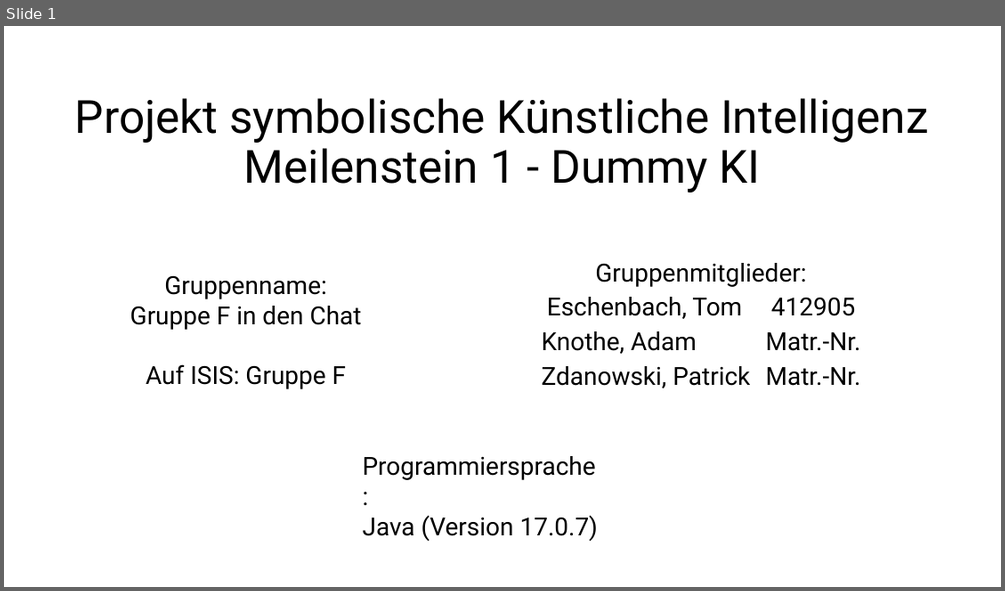
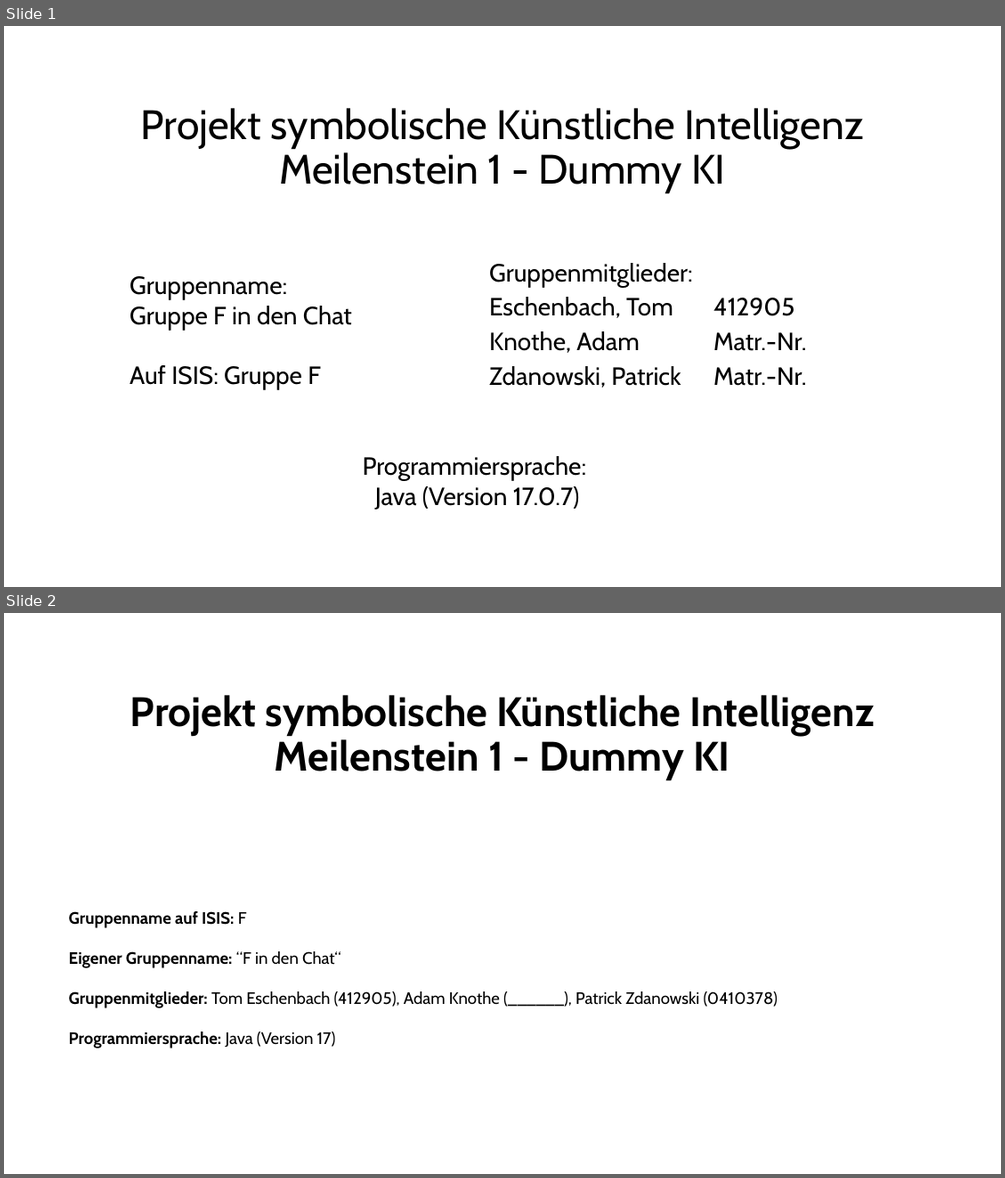
Before and after one commit to patrickzda/chess_engine, a slide deck: PJ_KI_MST1.pptx. Shown one above the other, each under a label of ours: slide 1 before the commit, slides 1 and 2 after it. The pictures are 1005x591 and 1005x1178 pixels, drawn with LibreOffice and Linux fonts; fonts in the diff are those of the drawing. Boxes give left, top, right and bottom in pixels: in the first picture for what was removed or moved away, otherwise in the second. Text is boxed around its words. In the diff, an @@ line names an element or a change of style, - is before the commit and + after.

```diff
--- a/PJ_KI_MST1.pptx
+++ b/PJ_KI_MST1.pptx
@@ slide 2 added at (4,613,1001,1174), background #FFFFFF @@
@@ title added at (130,695,874,780), 39.6 pt, text #000000, bold @@
+Projekt symbolische Künstliche Intelligenz
+Meilenstein 1 - Dummy KI
@@ subtitle added at (69,911,777,1048), 16 pt, text #000000 @@
+Gruppenname auf ISIS: F
+Eigener Gruppenname: “F in den Chat“
+Gruppenmitglieder: Tom Eschenbach (412905), Adam Knothe (______), Patrick Zdanowski (0410378)
+Programmiersprache: Java (Version 17)
@@ slide 1 changed as well @@
@@ title "Projekt symbolische Künstliche Intelligenz Meilenstein ..." at (141,108,865,193): size 44 to 39.6 pt, font Roboto to Cabin @@
@@ subtitle "Gruppenmitglieder:" at (489,263,806,387): font Roboto to Cabin; alignment centre to left @@
@@ text "Gruppenname:" at (129,276,352,389): font Roboto to Cabin; alignment centre to left @@
@@ text "Programmiersprache:" at (363,456,587,509): font Roboto to Cabin; alignment left to centre @@
```
Also in this commit, not shown: 6 other slides added, 3 slides removed, 9 other files.
